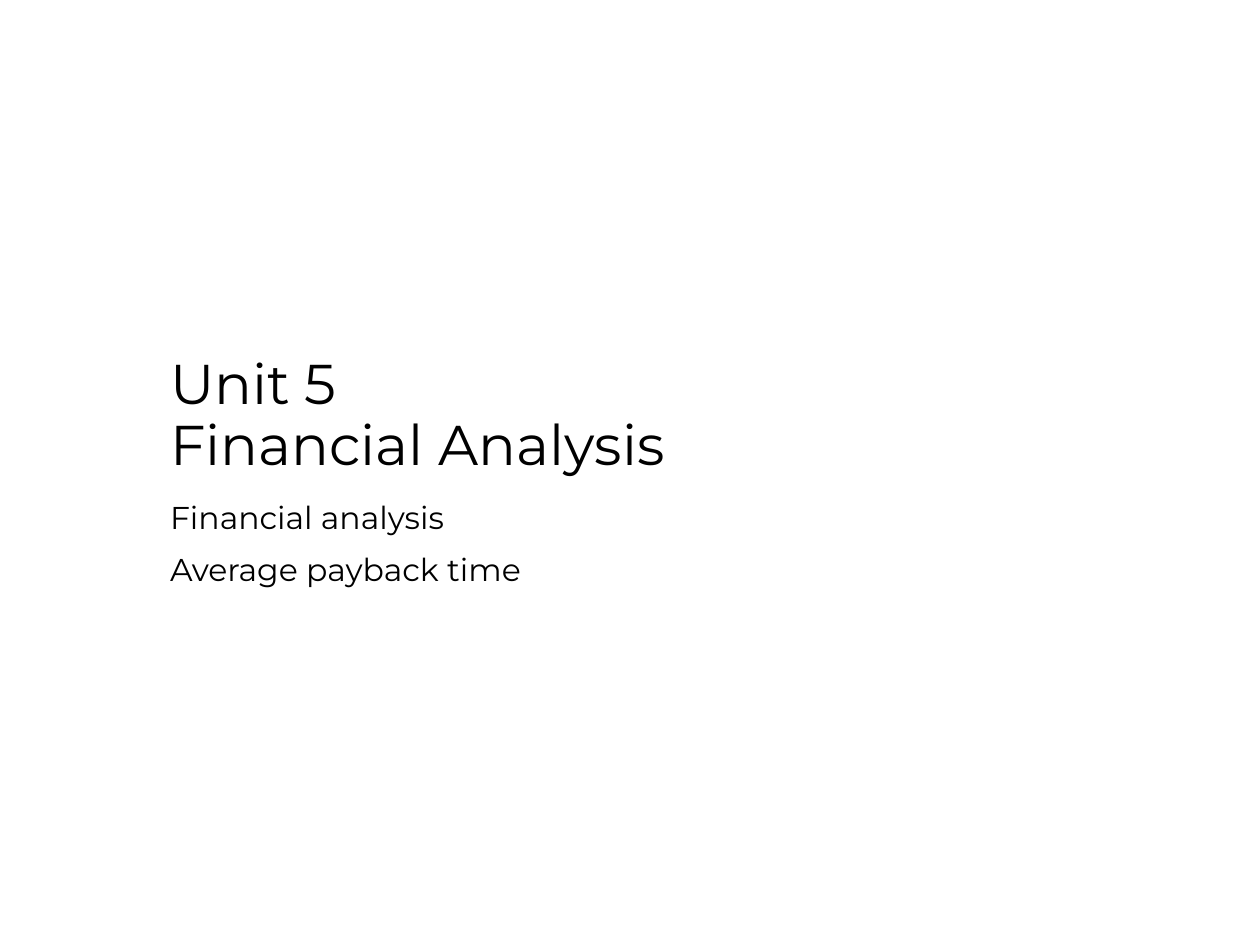
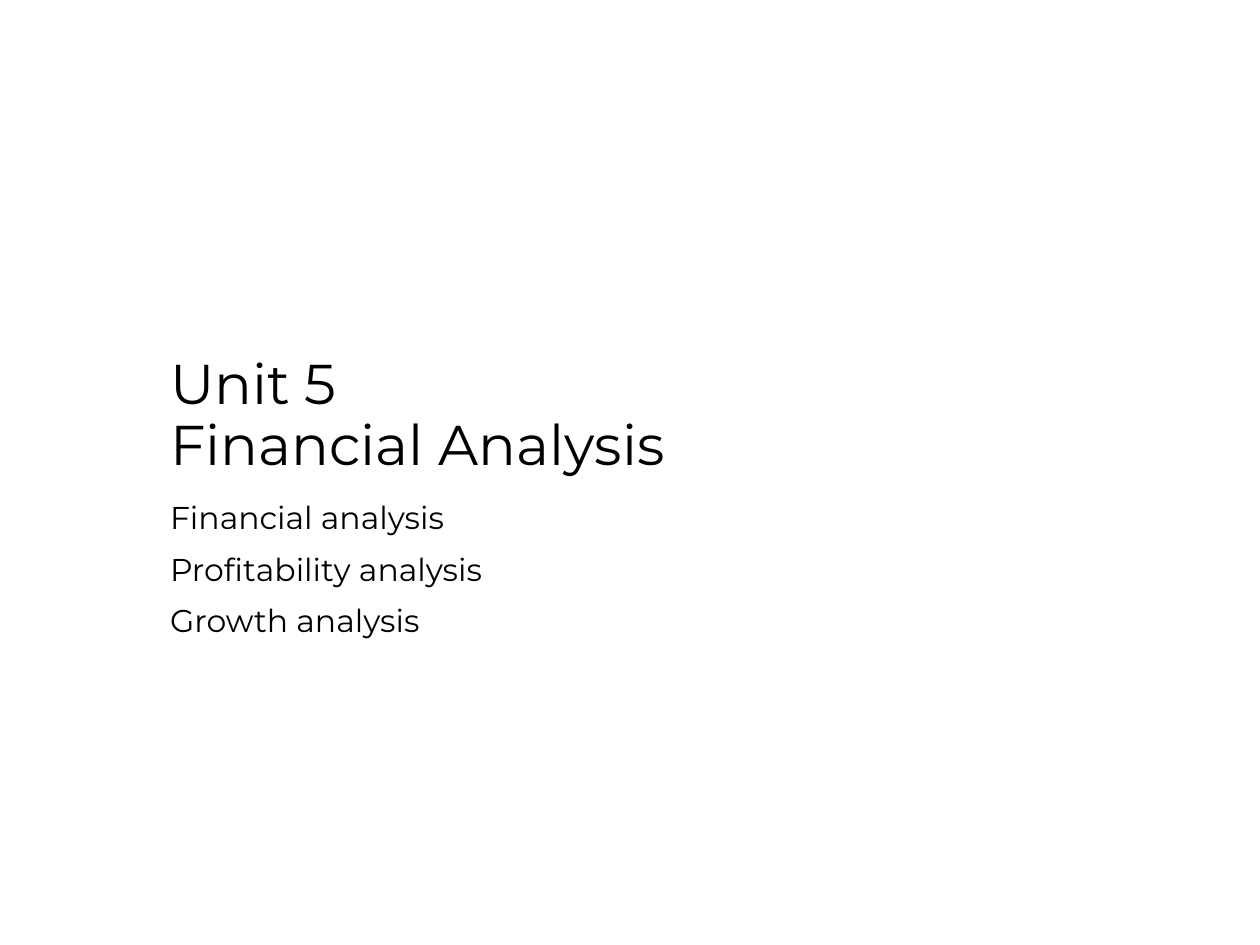
Before and after one commit to jorgegallud-boop/FSA, a slide deck: slide 1 of source-pptx/05.pptx. Drawn at 1260x945 pixels with LibreOffice and Linux fonts; fonts in the diff are those of the drawing. Boxes give left, top, right and bottom in pixels: in the first picture for what was removed or moved away, otherwise in the second. Text is boxed around its words. In the diff, an @@ line names an element or a change of style, - is before the commit and + after.

```diff
--- a/source-pptx/05.pptx
+++ b/source-pptx/05.pptx
@@ subtitle at (170, 557, 482, 639): text changed @@
-Average payback time
+Profitability analysis
+Growth analysis
```
Also in this commit, not shown: 1 other slide changed, 19 slides added, 11 other files.
